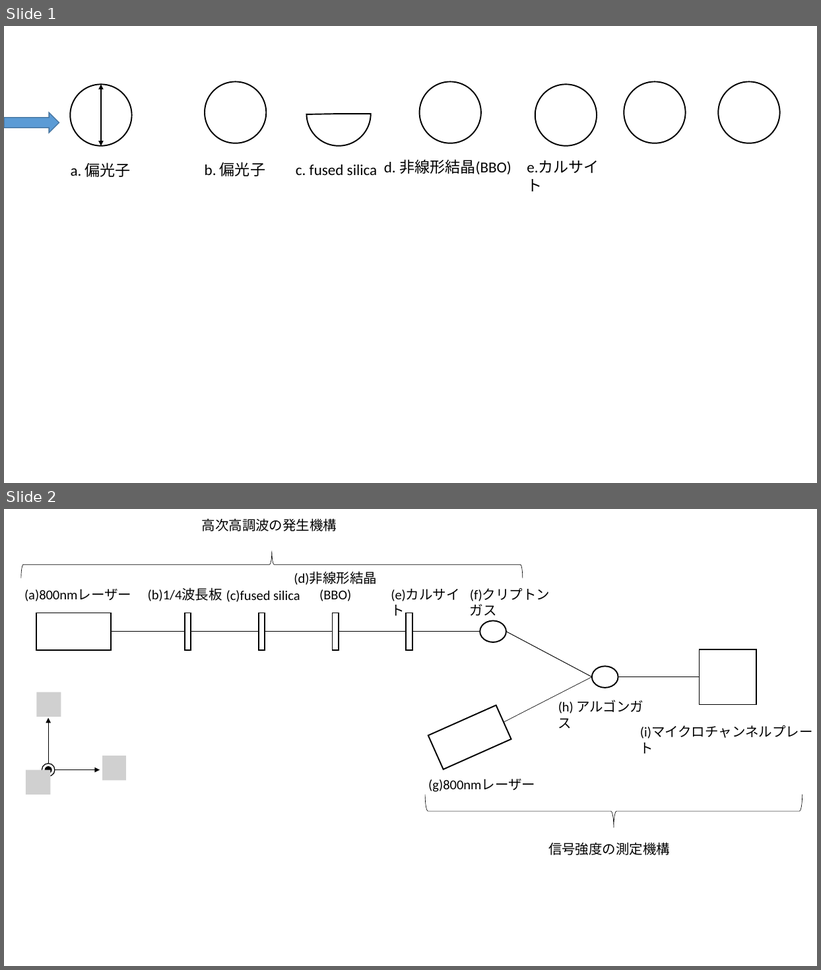
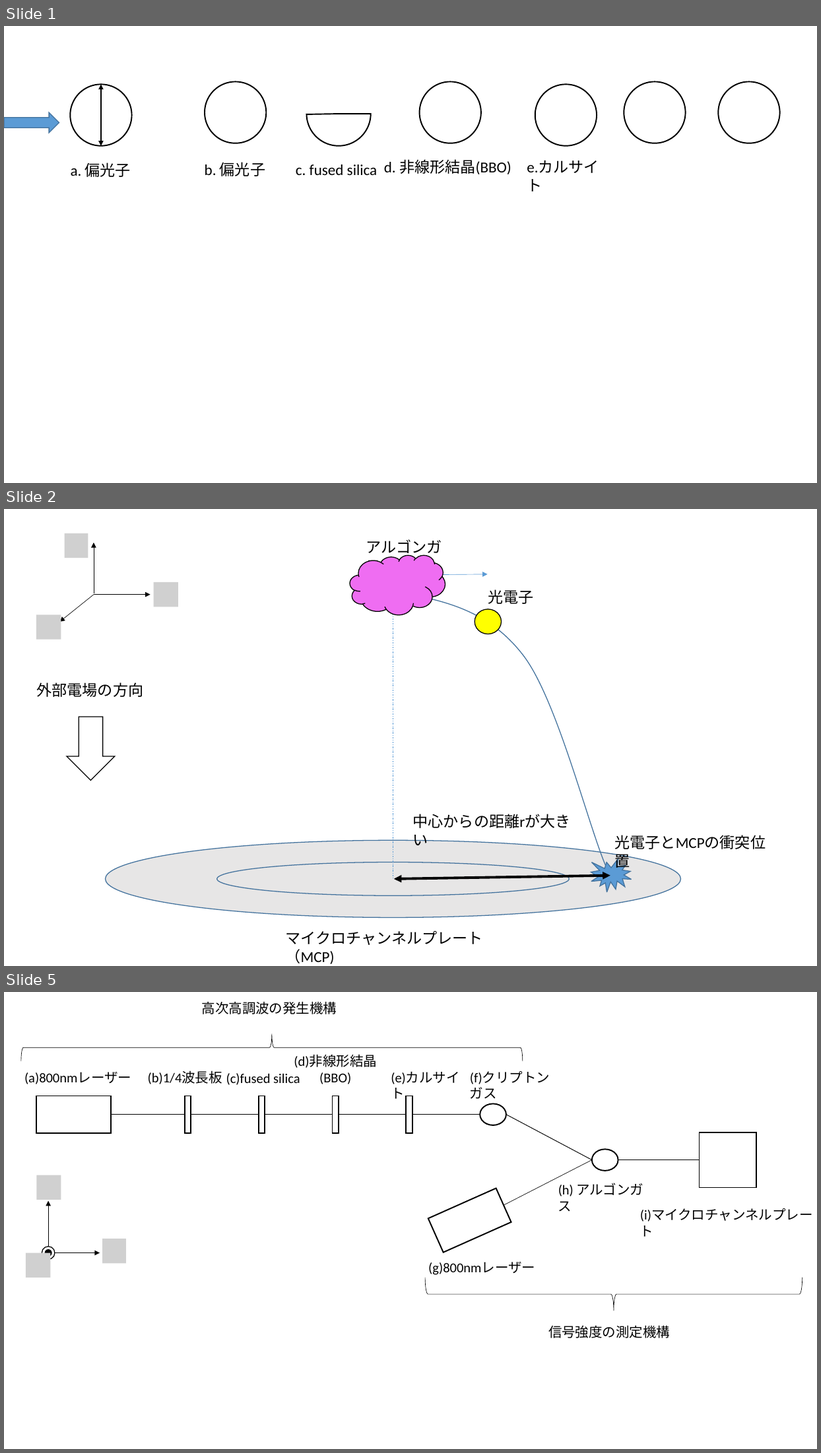
Before and after one commit to Appelingo/Data_Analyze, a slide deck: 図/図.pptx. Shown one above the other, each under a label of ours: slides 1 and 2 before the commit, slides 1, 2 and 5 after it; the slides between them are not shown. The pictures are 821x970 and 821x1453 pixels, drawn with LibreOffice and Linux fonts; fonts in the diff are those of the drawing; grey boxes stand for pictures. Boxes give left, top, right and bottom in pixels: in the first picture for what was removed or moved away, otherwise in the second. Text is boxed around its words. In the diff, an @@ line names an element or a change of style, - is before the commit and + after.

```diff
--- a/図/図.pptx
+++ b/図/図.pptx
@@ slide 2 added at [4, 509, 817, 966], background #FFFFFF @@
@@ picture added at [64, 533, 88, 558] @@
@@ arrow added from (94, 593) to (94, 543), #000000 0.5 pt @@
@@ text added at [366, 539, 442, 563], 18 pt, text #000000 @@
+アルゴンガス
@@ cloud added at [350, 555, 445, 615], fill #EF6DF2, outline #000000 1 pt @@
@@ picture added at [153, 582, 178, 607] @@
@@ line added from (393, 586) to (393, 879), #5B9BD5 0.5 pt dashed @@
@@ arrow added from (395, 575) to (488, 574), #5B9BD5 0.5 pt @@
@@ arrow added from (94, 594) to (59, 622), #000000 0.5 pt @@
@@ arrow added from (94, 594) to (151, 594), #000000 0.5 pt @@
@@ freeform shape added at [394, 591, 611, 875], outline #43739E 1 pt @@
@@ text added at [488, 590, 533, 604], 18 pt, text #000000 @@
+光電子
@@ picture added at [36, 615, 61, 640] @@
@@ ellipse added at [475, 609, 502, 634], fill #FFFF00, outline #000000 1 pt @@
@@ text added at [37, 683, 144, 697], 18 pt, text #000000 @@
+外部電場の方向
@@ down arrow added at [67, 717, 115, 780], fill #FFFFFF, outline #000000 1 pt @@
@@ text added at [413, 814, 571, 828], 18 pt, text #000000 @@
+中心からの距離rが大きい
@@ ellipse added at [105, 841, 681, 918], fill #E7E6E6, outline #43739E 1 pt @@
@@ text added at [614, 835, 766, 850], 18 pt, text #000000 @@
+光電子とMCPの衝突位置
@@ ellipse added at [217, 863, 569, 896], fill #E7E6E6, outline #43739E 1 pt @@
@@ irregular seal added at [591, 859, 632, 892], fill #5B9BD5, outline #43739E 1 pt @@
@@ double arrow added from (394, 879) to (611, 875), #000000 3 pt @@
@@ text added at [286, 931, 483, 945], 18 pt, text #000000 @@
+マイクロチャンネルプレート（MCP)
@@ what was slide 2 is now slide 5 @@
```
Also in this commit, not shown: 2 slides changed, 3 other slides added, 11 other files.
